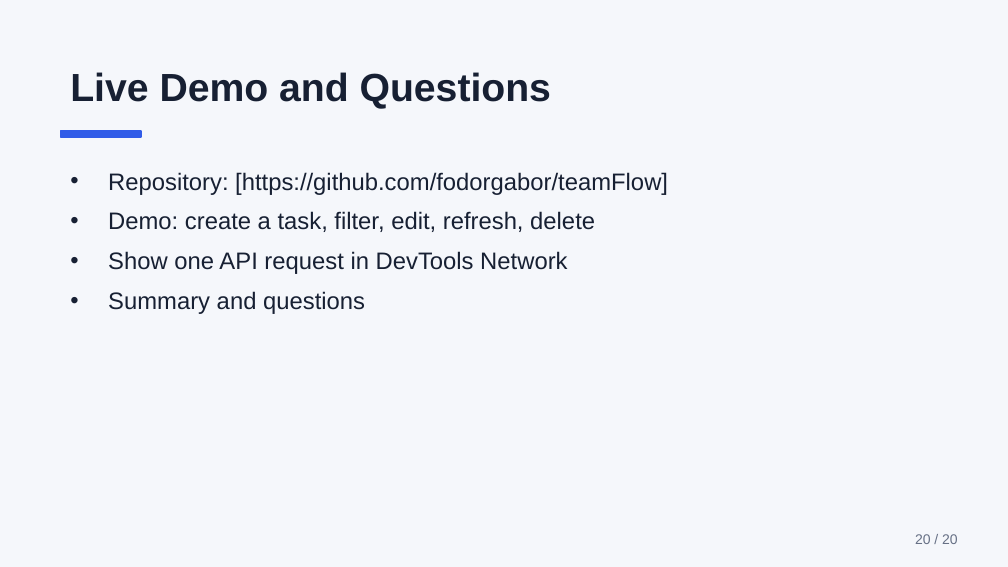
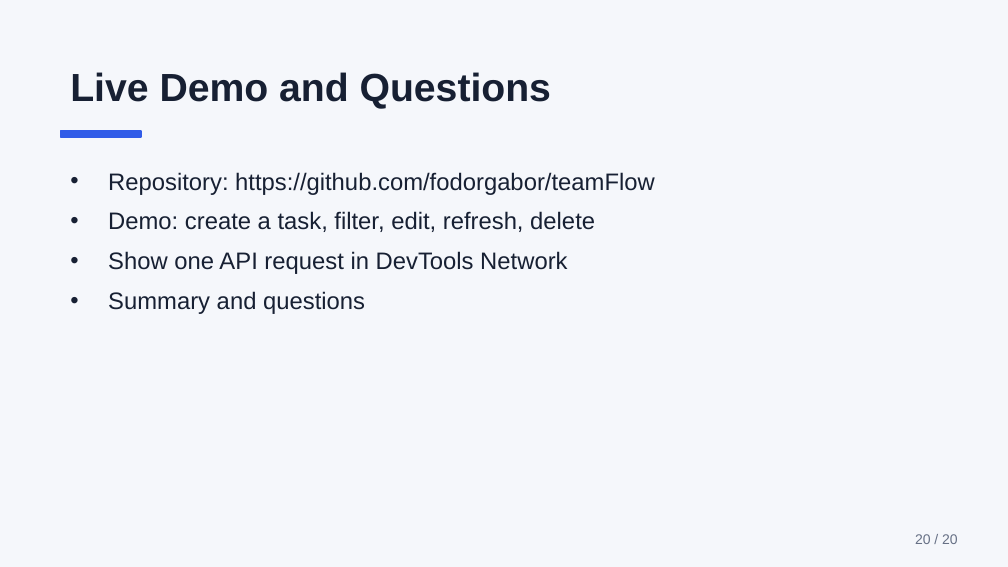
Before and after one commit to fodorgabor/teamFlow, a slide deck: slide 20 of docs/presentation.pptx. Drawn at 1008x567 pixels with LibreOffice and Linux fonts; fonts in the diff are those of the drawing. Boxes give left, top, right and bottom in pixels: in the first picture for what was removed or moved away, otherwise in the second. Text is boxed around its words. In the diff, an @@ line names an element or a change of style, - is before the commit and + after.

```diff
--- a/docs/presentation.pptx
+++ b/docs/presentation.pptx
@@ text at [108,172,655,195]: text changed @@
-• Repository: [https://github.com/fodorgabor/teamFlow]
+• Repository: https://github.com/fodorgabor/teamFlow
```
Also in this commit, not shown: 6 other slides changed, 1 other file.
